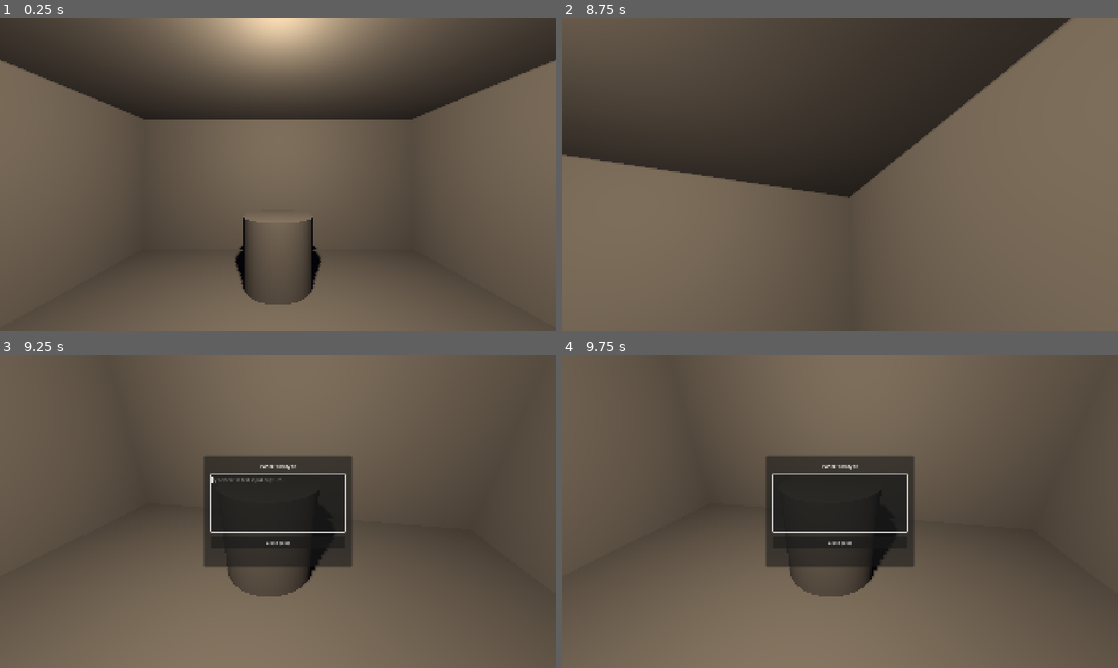
Above: before the commit, frames 1-4 (two rows, left to right).
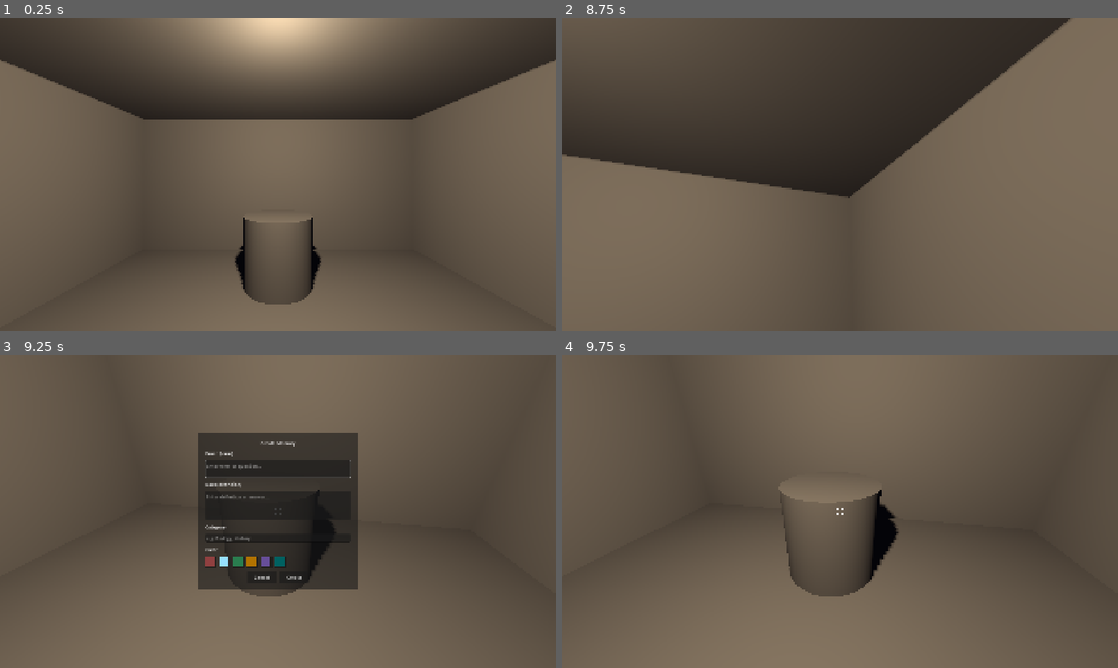
Above: after the commit, the same moments.

Repository: saagpatel/Recall
Game: Godot game, scene res://scenes/main.tscn
Two runs of this game, one before a commit and one after it. Both use one fixed random seed, a clock stepped at 60 frames per second and the inputs below.
Inputs (mouse positions are in pixels of both pictures, inside the frame that each line leads up to):
- Up to frame 1 (0.25 s): no input
- Up to frame 2 (8.75 s): tap Enter at 0.5, 2.75, 4.25 s; move the mouse to (867, 174) at 0.52 s; hold E (interact) 0.53-1.28 s; hold W (move_forward) 0.53-4.28 s; tap Space at 0.77, 1.07, 1.52, 1.82, 2, 2.3, 2.85, 3.02, 3.32, 3.5, 3.77, 4.07, 4.52, 4.82, 5.3, 6.02, 6.32, 6.77, 7.07, 7.52, 7.82, 8.3 s; tap 1 at 0.8, 1.35, 3.8, 5.1, 6.8, 7.35 s; move the mouse to (812, 174) at 1.27 s; tap 2 at 1.55, 2.1, 4.55, 5.85, 7.55, 8.1 s; move the mouse to (851, 168) at 2.02 s; move the mouse to (834, 180) at 2.77 s; tap E (interact) at 3.05, 6.05 s; move the mouse to (878, 177) at 3.52 s; hold E (interact) 3.53-4.28 s; tap Escape (ui_cancel) at 4.15 s; move the mouse to (673, 127) at 4.27 s; hold A (move_left) 4.28-5.03 s; tap Shift (sprint) at 4.35 s; move the mouse to (867, 174) at 5.02 s; hold S (move_backward) 5.03-5.78 s; move the mouse to (756, 96) at 5.77 s; hold D (move_right) 5.78-6.53 s; move the mouse to (962, 158) at 6.52 s; hold W (move_forward) 6.53-7.28 s; hold E (interact) 6.53-7.28 s; move the mouse to (728, 190) at 7.27 s; hold D (move_right) 7.28-8.03 s; move the mouse to (895, 105) at 8.02 s; hold S (move_backward) from 8.03 s (still down)
- Up to frame 3 (9.25 s): move the mouse to (250, 574) at 8.77 s; release S (move_backward) at 8.78 s; hold A (move_left) from 8.78 s (still down); tap Space at 8.85, 9.02 s; tap E (interact) at 9.05 s
- Up to frame 4 (9.75 s): tap Space at 9.32 s; release A (move_left) at 9.5 s; click (823, 577) at 9.5 s, where only the run after the commit has a clickable "Cancel"

Frames 1-2 are identical in both runs. In frame 3, 5.8% of the frame differs, in the area x 35-65%, y 24-75%; in frame 4, 8.5%, in the area x 36-64%, y 32-76%.

Commit message:
feat(phase-1): procedural objects, creation/review panels, crosshair
- memory_object: procedural mesh (5 shapes from hash) + Label3D with
  distance-based opacity fade (3m-8m), category color with emission
- creation_panel: CanvasLayer UI for creating memories with front/back
  text, category, 6 preset color buttons
- review_panel: CanvasLayer UI with front → reveal (E/Space) → grade
  (1=remembered, 2=forgot) flow, keyboard shortcuts
- crosshair: dot default, ring on interactable via custom _draw() arc
- interaction_manager: full rewrite — routes E-key to creation (empty
  pedestal) or review (populated), tracks pedestal→object mapping,
  spawns MemoryObject instances above pedestals
- player: HUD CanvasLayer with crosshair, input_disabled check moved
  before Esc handler to prevent conflicts with panel Esc

Completes Phase 1: First Object + Review.

Diff:
--- /dev/null
+++ b/scenes/objects/memory_object.gd
@@ -0,0 +1,81 @@
+class_name MemoryObject
+extends Node3D
+
+## Procedural memory object placed on pedestals.
+## Displays a geometric mesh with category color and a fading Label3D.
+
+const SHAPE_COUNT: int = 5
+const LABEL_FADE_NEAR: float = 3.0
+const LABEL_FADE_FAR: float = 8.0
+
+var object_id: String = ""
+var front_text: String = ""
+var back_text: String = ""
+var category: String = ""
+var category_color: Color = Color.CORNFLOWER_BLUE
+
+@onready var mesh_instance: MeshInstance3D = $MeshInstance3D
+@onready var label: Label3D = $Label3D
+
+
+func setup(id: String, front: String, back: String, cat: String, color: Color) -> void:
+	object_id = id
+	front_text = front
+	back_text = back
+	category = cat
+	category_color = color
+
+	# Pick mesh shape from hash of front text
+	var shape_index: int = hash(front) % SHAPE_COUNT
+	if shape_index < 0:
+		shape_index += SHAPE_COUNT
+	var mesh: Mesh = _create_mesh(shape_index)
+	mesh_instance.mesh = mesh
+
+	# Material
+	var mat: StandardMaterial3D = StandardMaterial3D.new()
+	mat.albedo_color = color
+	mat.emission_enabled = true
+	mat.emission = color
+	mat.emission_energy_multiplier = 0.3
+	mesh_instance.material_override = mat
+
+	# Label
+	label.text = front
+	label.billboard = BaseMaterial3D.BILLBOARD_FIXED_Y
+
+
+func _process(_delta: float) -> void:
+	var camera: Camera3D = get_viewport().get_camera_3d()
+	if camera == null:
+		return
+	var distance: float = global_position.distance_to(camera.global_position)
+	label.modulate.a = clampf(inverse_lerp(LABEL_FADE_FAR, LABEL_FADE_NEAR, distance), 0.0, 1.0)
+
+
+func _create_mesh(index: int) -> Mesh:
+	match index:
+		0:
+			var m: SphereMesh = SphereMesh.new()
+			m.radius = 0.2
+			m.height = 0.4
+			return m
+		1:
+			var m: BoxMesh = BoxMesh.new()
+			m.size = Vector3(0.35, 0.35, 0.35)
+			return m
+		2:
+			var m: PrismMesh = PrismMesh.new()
+			m.size = Vector3(0.35, 0.4, 0.35)
+			return m
+		3:
+			var m: TorusMesh = TorusMesh.new()
+			m.inner_radius = 0.1
+			m.outer_radius = 0.2
+			return m
+		_:
+			var m: CylinderMesh = CylinderMesh.new()
+			m.top_radius = 0.15
+			m.bottom_radius = 0.15
+			m.height = 0.4
+			return m
--- /dev/null
+++ b/scenes/objects/memory_object.tscn
@@ -0,0 +1,17 @@
+[gd_scene format=3]
+
+[ext_resource type="Script" path="res://scenes/objects/memory_object.gd" id="1_memobj"]
+
+[node name="MemoryObject" type="Node3D"]
+script = ExtResource("1_memobj")
+
+[node name="MeshInstance3D" type="MeshInstance3D" parent="."]
+
+[node name="Label3D" type="Label3D" parent="."]
+transform = Transform3D(1, 0, 0, 0, 1, 0, 0, 0, 1, 0, 0.6, 0)
+pixel_size = 0.005
+font_size = 24
+outline_size = 8
+modulate = Color(1, 1, 1, 1)
+text = ""
+billboard = 2
--- a/scenes/player/player.gd
+++ b/scenes/player/player.gd
@@ -14,6 +14,7 @@
 
 @onready var camera: Camera3D = $Camera3D
 @onready var interaction_manager: InteractionManager = $Camera3D/InteractionManager
+@onready var crosshair: Crosshair = $HUD/Crosshair
 
 var _head_bob_time: float = 0.0
 var _camera_base_y: float = 0.0
@@ -23,17 +24,18 @@
 func _ready() -> void:
 	Input.set_mouse_mode(Input.MOUSE_MODE_CAPTURED)
 	_camera_base_y = camera.position.y
+	interaction_manager.crosshair = crosshair
 
 
 func _unhandled_input(event: InputEvent) -> void:
+	if input_disabled:
+		return
+
 	if event.is_action_pressed("ui_cancel"):
 		if Input.get_mouse_mode() == Input.MOUSE_MODE_CAPTURED:
 			Input.set_mouse_mode(Input.MOUSE_MODE_VISIBLE)
 		else:
 			Input.set_mouse_mode(Input.MOUSE_MODE_CAPTURED)
-		return
-
-	if input_disabled:
 		return
 
 	if event is InputEventMouseMotion:
--- a/scenes/player/player.tscn
+++ b/scenes/player/player.tscn
@@ -1,7 +1,8 @@
-[gd_scene load_steps=4 format=3 uid="uid://player001"]
+[gd_scene load_steps=5 format=3 uid="uid://player001"]
 
 [ext_resource type="Script" path="res://scenes/player/player.gd" id="1_player"]
 [ext_resource type="Script" path="res://scripts/interaction/interaction_manager.gd" id="2_interaction"]
+[ext_resource type="PackedScene" path="res://scenes/ui/crosshair.tscn" id="3_crosshair"]
 
 [sub_resource type="CapsuleShape3D" id="CapsuleShape3D_001"]
 radius = 0.3
@@ -27,3 +28,8 @@
 target_position = Vector3(0, 0, -3)
 enabled = true
 collision_mask = 3
+
+[node name="HUD" type="CanvasLayer" parent="."]
+layer = 1
+
+[node name="Crosshair" parent="HUD" instance=ExtResource("3_crosshair")]
--- /dev/null
+++ b/scenes/ui/creation_panel.gd
@@ -0,0 +1,108 @@
+class_name CreationPanel
+extends CanvasLayer
+
+## Screen-space UI panel for creating memory objects on pedestals.
+
+signal object_created(id: String, front: String, back: String, category: String, color: Color)
+signal panel_closed
+
+const PRESET_COLORS: Array[Color] = [
+	Color.INDIAN_RED,
+	Color.CORNFLOWER_BLUE,
+	Color.MEDIUM_SEA_GREEN,
+	Color.ORANGE,
+	Color.MEDIUM_PURPLE,
+	Color.DARK_CYAN,
+]
+
+@onready var panel_ui: PanelContainer = $PanelUI
+@onready var front_edit: TextEdit = $PanelUI/MarginContainer/VBoxContainer/FrontEdit
+@onready var back_edit: TextEdit = $PanelUI/MarginContainer/VBoxContainer/BackEdit
+@onready var category_edit: LineEdit = $PanelUI/MarginContainer/VBoxContainer/CategoryEdit
+@onready var color_container: HBoxContainer = $PanelUI/MarginContainer/VBoxContainer/ColorContainer
+@onready var create_button: Button = $PanelUI/MarginContainer/VBoxContainer/ButtonContainer/CreateButton
+@onready var cancel_button: Button = $PanelUI/MarginContainer/VBoxContainer/ButtonContainer/CancelButton
+
+var _selected_color: Color = Color.CORNFLOWER_BLUE
+var _is_active: bool = false
+
+
+func _ready() -> void:
+	panel_ui.visible = false
+	_is_active = false
+	create_button.pressed.connect(_on_create_pressed)
+	cancel_button.pressed.connect(_on_cancel_pressed)
+	_setup_color_buttons()
+
+
+func open() -> void:
+	panel_ui.visible = true
+	_is_active = true
+	Input.set_mouse_mode(Input.MOUSE_MODE_VISIBLE)
+	front_edit.text = ""
+	back_edit.text = ""
+	category_edit.text = ""
+	_selected_color = PRESET_COLORS[1]
+	_update_color_selection()
+	front_edit.grab_focus()
+
+
+func close() -> void:
+	panel_ui.visible = false
+	_is_active = false
+	Input.set_mouse_mode(Input.MOUSE_MODE_CAPTURED)
+	panel_closed.emit()
+
+
+func _setup_color_buttons() -> void:
+	for i: int in range(PRESET_COLORS.size()):
+		var btn: Button = Button.new()
+		var rect: ColorRect = ColorRect.new()
+		rect.custom_minimum_size = Vector2(32, 32)
+		rect.color = PRESET_COLORS[i]
+		rect.mouse_filter = Control.MOUSE_FILTER_IGNORE
+		btn.add_child(rect)
+		btn.custom_minimum_size = Vector2(40, 40)
+		var color_index: int = i
+		btn.pressed.connect(func() -> void: _on_color_selected(color_index))
+		color_container.add_child(btn)
+
+
+func _update_color_selection() -> void:
+	for i: int in range(color_container.get_child_count()):
+		var btn: Button = color_container.get_child(i) as Button
+		if btn == null:
+			continue
+		if i < PRESET_COLORS.size() and PRESET_COLORS[i] == _selected_color:
+			btn.modulate = Color(1.5, 1.5, 1.5, 1.0)
+		else:
+			btn.modulate = Color(0.7, 0.7, 0.7, 1.0)
+
+
+func _on_color_selected(index: int) -> void:
+	if index >= 0 and index < PRESET_COLORS.size():
+		_selected_color = PRESET_COLORS[index]
+		_update_color_selection()
+
+
+func _on_create_pressed() -> void:
+	var front: String = front_edit.text.strip_edges()
+	if front.is_empty():
+		return
+	var back: String = back_edit.text.strip_edges()
+	var cat: String = category_edit.text.strip_edges()
+	var id: String = str(hash(front + str(Time.get_unix_time_from_system())))
+	object_created.emit(id, front, back, cat, _selected_color)
+	close()
+
+
+func _on_cancel_pressed() -> void:
+	close()
+
+
+func _unhandled_input(event: InputEvent) -> void:
+	if not _is_active:
+		return
+	if event.is_action_pressed("ui_cancel"):
+		close()
+		get_viewport().set_input_as_handled()
--- /dev/null
+++ b/scenes/ui/creation_panel.tscn
@@ -0,0 +1,86 @@
+[gd_scene format=3]
+
+[ext_resource type="Script" path="res://scenes/ui/creation_panel.gd" id="1_creation"]
+
+[node name="CreationPanel" type="CanvasLayer"]
+layer = 10
+script = ExtResource("1_creation")
+
+[node name="PanelUI" type="PanelContainer" parent="."]
+anchors_preset = 8
+anchor_left = 0.5
+anchor_top = 0.5
+anchor_right = 0.5
+anchor_bottom = 0.5
+offset_left = -275.0
+offset_top = -250.0
+offset_right = 275.0
+offset_bottom = 250.0
+grow_horizontal = 2
+grow_vertical = 2
+
+[node name="MarginContainer" type="MarginContainer" parent="PanelUI"]
+layout_mode = 2
+theme_override_constants/margin_left = 24
+theme_override_constants/margin_top = 24
+theme_override_constants/margin_right = 24
+theme_override_constants/margin_bottom = 24
+
+[node name="VBoxContainer" type="VBoxContainer" parent="PanelUI/MarginContainer"]
+layout_mode = 2
+theme_override_constants/separation = 12
+
+[node name="TitleLabel" type="Label" parent="PanelUI/MarginContainer/VBoxContainer"]
+layout_mode = 2
+text = "Create Memory"
+horizontal_alignment = 1
+
+[node name="FrontLabel" type="Label" parent="PanelUI/MarginContainer/VBoxContainer"]
+layout_mode = 2
+text = "Front (term)"
+
+[node name="FrontEdit" type="TextEdit" parent="PanelUI/MarginContainer/VBoxContainer"]
+layout_mode = 2
+custom_minimum_size = Vector2(0, 60)
+placeholder_text = "Enter term or question..."
+
+[node name="BackLabel" type="Label" parent="PanelUI/MarginContainer/VBoxContainer"]
+layout_mode = 2
+text = "Back (definition)"
+
+[node name="BackEdit" type="TextEdit" parent="PanelUI/MarginContainer/VBoxContainer"]
+layout_mode = 2
+custom_minimum_size = Vector2(0, 100)
+placeholder_text = "Enter definition or answer..."
+
+[node name="CategoryLabel" type="Label" parent="PanelUI/MarginContainer/VBoxContainer"]
+layout_mode = 2
+text = "Category"
+
+[node name="CategoryEdit" type="LineEdit" parent="PanelUI/MarginContainer/VBoxContainer"]
+layout_mode = 2
+max_length = 30
+placeholder_text = "e.g. Biology, History..."
+
+[node name="ColorLabel" type="Label" parent="PanelUI/MarginContainer/VBoxContainer"]
+layout_mode = 2
+text = "Color"
+
+[node name="ColorContainer" type="HBoxContainer" parent="PanelUI/MarginContainer/VBoxContainer"]
+layout_mode = 2
+theme_override_constants/separation = 8
+
+[node name="ButtonContainer" type="HBoxContainer" parent="PanelUI/MarginContainer/VBoxContainer"]
+layout_mode = 2
+theme_override_constants/separation = 12
+alignment = 1
+
+[node name="CancelButton" type="Button" parent="PanelUI/MarginContainer/VBoxContainer/ButtonContainer"]
+layout_mode = 2
+custom_minimum_size = Vector2(100, 40)
+text = "Cancel"
+
+[node name="CreateButton" type="Button" parent="PanelUI/MarginContainer/VBoxContainer/ButtonContainer"]
+layout_mode = 2
+custom_minimum_size = Vector2(100, 40)
+text = "Create"
--- /dev/null
+++ b/scenes/ui/crosshair.gd
@@ -0,0 +1,19 @@
+class_name Crosshair
+extends CenterContainer
+
+## HUD crosshair that switches between dot (default) and ring (interactable target).
+
+@onready var dot: ColorRect = $Dot
+@onready var ring: Control = $Ring
+
+var _is_interactable: bool = false
+
+
+func _ready() -> void:
+	set_interactable(false)
+
+
+func set_interactable(is_interactable: bool) -> void:
+	_is_interactable = is_interactable
+	dot.visible = not is_interactable
+	ring.visible = is_interactable
--- /dev/null
+++ b/scenes/ui/crosshair.tscn
@@ -0,0 +1,31 @@
+[gd_scene format=3]
+
+[ext_resource type="Script" path="res://scenes/ui/crosshair.gd" id="1_crosshair"]
+[ext_resource type="Script" path="res://scenes/ui/crosshair_ring.gd" id="2_ring"]
+
+[node name="Crosshair" type="CenterContainer"]
+script = ExtResource("1_crosshair")
+anchors_preset = 8
+anchor_left = 0.5
+anchor_top = 0.5
+anchor_right = 0.5
+anchor_bottom = 0.5
+offset_left = -12.0
+offset_top = -12.0
+offset_right = 12.0
+offset_bottom = 12.0
+grow_horizontal = 2
+grow_vertical = 2
+mouse_filter = 2
+
+[node name="Dot" type="ColorRect" parent="."]
+layout_mode = 2
+custom_minimum_size = Vector2(4, 4)
+color = Color(1, 1, 1, 0.9)
+mouse_filter = 2
+
+[node name="Ring" type="Control" parent="."]
+layout_mode = 2
+custom_minimum_size = Vector2(24, 24)
+mouse_filter = 2
+script = ExtResource("2_ring")
--- /dev/null
+++ b/scenes/ui/crosshair_ring.gd
@@ -0,0 +1,17 @@
+class_name CrosshairRing
+extends Control
+
+## Draws a circle outline for the crosshair ring indicator.
+
+const RING_RADIUS: float = 12.0
+const RING_WIDTH: float = 2.0
+const RING_COLOR: Color = Color.WHITE
+
+
+func _ready() -> void:
+	custom_minimum_size = Vector2(RING_RADIUS * 2.0, RING_RADIUS * 2.0)
+
+
+func _draw() -> void:
+	var center: Vector2 = size / 2.0
+	draw_arc(center, RING_RADIUS, 0.0, TAU, 32, RING_COLOR, RING_WIDTH, true)
--- /dev/null
+++ b/scenes/ui/review_panel.gd
@@ -0,0 +1,93 @@
+class_name ReviewPanel
+extends CanvasLayer
+
+## Screen-space UI panel for reviewing memory objects.
+## Shows front text, reveals back text, then lets player grade recall.
+
+signal review_completed(id: String, remembered: bool)
+signal panel_closed
+
+@onready var panel_ui: PanelContainer = $PanelUI
+@onready var front_label: Label = $PanelUI/MarginContainer/VBoxContainer/FrontLabel
+@onready var back_label: Label = $PanelUI/MarginContainer/VBoxContainer/BackLabel
+@onready var reveal_button: Button = $PanelUI/MarginContainer/VBoxContainer/RevealButton
+@onready var grade_container: HBoxContainer = $PanelUI/MarginContainer/VBoxContainer/GradeContainer
+@onready var remembered_button: Button = $PanelUI/MarginContainer/VBoxContainer/GradeContainer/RememberedButton
+@onready var forgot_button: Button = $PanelUI/MarginContainer/VBoxContainer/GradeContainer/ForgotButton
+
+var _object_id: String = ""
+var _revealed: bool = false
+var _is_active: bool = false
+
+
+func _ready() -> void:
+	panel_ui.visible = false
+	_is_active = false
+	reveal_button.pressed.connect(_reveal)
+	remembered_button.pressed.connect(_on_remembered)
+	forgot_button.pressed.connect(_on_forgot)
+
+
+func open_for_review(id: String, front: String, back: String) -> void:
+	_object_id = id
+	_revealed = false
+	_is_active = true
+	panel_ui.visible = true
+	Input.set_mouse_mode(Input.MOUSE_MODE_VISIBLE)
+
+	front_label.text = front
+	back_label.text = back
+	back_label.visible = false
+	reveal_button.visible = true
+	grade_container.visible = false
+	reveal_button.grab_focus()
+
+
+func close() -> void:
+	panel_ui.visible = false
+	_is_active = false
+	_revealed = false
+	Input.set_mouse_mode(Input.MOUSE_MODE_CAPTURED)
+	panel_closed.emit()
+
+
+func _reveal() -> void:
+	_revealed = true
+	back_label.visible = true
+	reveal_button.visible = false
+	grade_container.visible = true
+	remembered_button.grab_focus()
+
+
+func _on_remembered() -> void:
+	review_completed.emit(_object_id, true)
+	close()
+
+
+func _on_forgot() -> void:
+	review_completed.emit(_object_id, false)
+	close()
+
+
+func _unhandled_input(event: InputEvent) -> void:
+	if not _is_active:
+		return
+
+	if event.is_action_pressed("ui_cancel"):
+		close()
+		get_viewport().set_input_as_handled()
+		return
+
+	if event is InputEventKey and (event as InputEventKey).pressed and not (event as InputEventKey).echo:
+		var key_event: InputEventKey = event as InputEventKey
+		if not _revealed:
+			if key_event.keycode == KEY_E or key_event.keycode == KEY_SPACE:
+				_reveal()
+				get_viewport().set_input_as_handled()
+		else:
+			if key_event.keycode == KEY_1:
+				_on_remembered()
+				get_viewport().set_input_as_handled()
+			elif key_event.keycode == KEY_2:
+				_on_forgot()
+				get_viewport().set_input_as_handled()
--- /dev/null
+++ b/scenes/ui/review_panel.tscn
@@ -0,0 +1,74 @@
+[gd_scene format=3]
+
+[ext_resource type="Script" path="res://scenes/ui/review_panel.gd" id="1_review"]
+
+[node name="ReviewPanel" type="CanvasLayer"]
+layer = 10
+script = ExtResource("1_review")
+
+[node name="PanelUI" type="PanelContainer" parent="."]
+anchors_preset = 8
+anchor_left = 0.5
+anchor_top = 0.5
+anchor_right = 0.5
+anchor_bottom = 0.5
+offset_left = -256.0
+offset_top = -192.0
+offset_right = 256.0
+offset_bottom = 192.0
+grow_horizontal = 2
+grow_vertical = 2
+
+[node name="MarginContainer" type="MarginContainer" parent="PanelUI"]
+layout_mode = 2
+theme_override_constants/margin_left = 24
+theme_override_constants/margin_top = 24
+theme_override_constants/margin_right = 24
+theme_override_constants/margin_bottom = 24
+
+[node name="VBoxContainer" type="VBoxContainer" parent="PanelUI/MarginContainer"]
+layout_mode = 2
+theme_override_constants/separation = 16
+
+[node name="TitleLabel" type="Label" parent="PanelUI/MarginContainer/VBoxContainer"]
+layout_mode = 2
+text = "Review"
+horizontal_alignment = 1
+
+[node name="FrontLabel" type="Label" parent="PanelUI/MarginContainer/VBoxContainer"]
+layout_mode = 2
+custom_minimum_size = Vector2(0, 80)
+text = ""
+horizontal_alignment = 1
+vertical_alignment = 1
+autowrap_mode = 2
+
+[node name="RevealButton" type="Button" parent="PanelUI/MarginContainer/VBoxContainer"]
+layout_mode = 2
+custom_minimum_size = Vector2(0, 44)
+text = "Reveal (E)"
+
+[node name="BackLabel" type="Label" parent="PanelUI/MarginContainer/VBoxContainer"]
+layout_mode = 2
+custom_minimum_size = Vector2(0, 80)
+visible = false
+text = ""
+horizontal_alignment = 1
+vertical_alignment = 1
+autowrap_mode = 2
+
+[node name="GradeContainer" type="HBoxContainer" parent="PanelUI/MarginContainer/VBoxContainer"]
+visible = false
+layout_mode = 2
+theme_override_constants/separation = 16
+alignment = 1
+
+[node name="RememberedButton" type="Button" parent="PanelUI/MarginContainer/VBoxContainer/GradeContainer"]
+layout_mode = 2
+custom_minimum_size = Vector2(140, 44)
+text = "Remembered (1)"
+
+[node name="ForgotButton" type="Button" parent="PanelUI/MarginContainer/VBoxContainer/GradeContainer"]
+layout_mode = 2
+custom_minimum_size = Vector2(140, 44)
+text = "Forgot (2)"
--- a/scripts/interaction/interaction_manager.gd
+++ b/scripts/interaction/interaction_manager.gd
@@ -2,21 +2,35 @@
 extends Node3D
 
 ## Detects what the player is looking at via RayCast3D and handles E-key interaction.
-## Opens screen-space CanvasLayer panels for pedestal interaction.
+## Routes to creation panel (empty pedestal) or review panel (populated pedestal).
 
 signal looking_at_changed(collider: Node)
 
-const PANEL_SCENE_PATH: String = "res://scenes/ui/panel_prototype.tscn"
+const CREATION_PANEL_PATH: String = "res://scenes/ui/creation_panel.tscn"
+const REVIEW_PANEL_PATH: String = "res://scenes/ui/review_panel.tscn"
+const MEMORY_OBJECT_PATH: String = "res://scenes/objects/memory_object.tscn"
+const OBJECT_OFFSET: Vector3 = Vector3(0.0, 0.7, 0.0)
 
 @onready var raycast: RayCast3D = $RayCast3D
 
 var _current_collider: Node = null
-var _active_panel: PanelPrototype = null
-var _panel_scene: PackedScene = null
+var _active_panel: CanvasLayer = null
+var _creation_scene: PackedScene = null
+var _review_scene: PackedScene = null
+var _object_scene: PackedScene = null
+
+# Pedestal node path → object ID
+var _pedestal_objects: Dictionary = {}
+# Pedestal node path → MemoryObject node
+var _pedestal_nodes: Dictionary = {}
+
+var crosshair: Crosshair = null
 
 
 func _ready() -> void:
-	_panel_scene = load(PANEL_SCENE_PATH) as PackedScene
+	_creation_scene = load(CREATION_PANEL_PATH) as PackedScene
+	_review_scene = load(REVIEW_PANEL_PATH) as PackedScene
+	_object_scene = load(MEMORY_OBJECT_PATH) as PackedScene
 
 
 func _physics_process(_delta: float) -> void:
@@ -27,44 +41,106 @@
 		if _current_collider != null:
 			_current_collider = null
 			looking_at_changed.emit(null)
+			_update_crosshair(false)
 		return
 
 	var collider: Object = raycast.get_collider()
 	if collider is Node and collider != _current_collider:
 		_current_collider = collider as Node
-		print("[InteractionManager] Looking at: ", _current_collider.name)
 		looking_at_changed.emit(_current_collider)
+		var is_pedestal: bool = _current_collider is StaticBody3D and _current_collider.name == "Pedestal"
+		_update_crosshair(is_pedestal)
 
 
 func _unhandled_input(event: InputEvent) -> void:
 	if event.is_action_pressed("interact"):
 		if _active_panel != null:
 			return
-		if _current_collider != null and _current_collider.name == "Pedestal":
-			_open_panel()
+		if _current_collider != null and _current_collider is StaticBody3D and _current_collider.name == "Pedestal":
+			var pedestal_path: String = str(_current_collider.get_path())
+			if _pedestal_objects.has(pedestal_path):
+				_open_review_panel(pedestal_path)
+			else:
+				_open_creation_panel(pedestal_path)
 			get_viewport().set_input_as_handled()
 
 
-func _open_panel() -> void:
-	if _panel_scene == null:
-		push_error("[InteractionManager] Panel scene not loaded")
+func _open_creation_panel(pedestal_path: String) -> void:
+	if _creation_scene == null:
+		push_error("[InteractionManager] Creation panel scene not loaded")
 		return
 
-	_active_panel = _panel_scene.instantiate() as PanelPrototype
-	get_tree().current_scene.add_child(_active_panel)
-	_active_panel.panel_closed.connect(_on_panel_closed)
-	_active_panel.open()
+	var panel: CreationPanel = _creation_scene.instantiate() as CreationPanel
+	get_tree().current_scene.add_child(panel)
+	_active_panel = panel
 
-	var player: Player = get_tree().current_scene.find_child("Player", true, false) as Player
-	if player != null:
-		player.input_disabled = true
+	var captured_path: String = pedestal_path
+	panel.object_created.connect(func(id: String, front: String, back: String, category: String, color: Color) -> void:
+		_on_object_created(captured_path, id, front, back, category, color)
+	)
+	panel.panel_closed.connect(_on_panel_closed)
+	panel.open()
+	_set_player_input(true)
+
+
+func _open_review_panel(pedestal_path: String) -> void:
+	if _review_scene == null:
+		push_error("[InteractionManager] Review panel scene not loaded")
+		return
+
+	var object_id: String = _pedestal_objects[pedestal_path] as String
+	var data: Dictionary = SRSEngine.get_object(object_id)
+	if data.is_empty():
+		push_error("[InteractionManager] Object not found in SRSEngine: " + object_id)
+		return
+
+	var panel: ReviewPanel = _review_scene.instantiate() as ReviewPanel
+	get_tree().current_scene.add_child(panel)
+	_active_panel = panel
+
+	panel.review_completed.connect(func(id: String, remembered: bool) -> void:
+		SRSEngine.review(id, remembered)
+	)
+	panel.panel_closed.connect(_on_panel_closed)
+	panel.open_for_review(object_id, data["front"] as String, data["back"] as String)
+	_set_player_input(true)
+
+
+func _on_object_created(pedestal_path: String, id: String, front: String, back: String, category: String, color: Color) -> void:
+	SRSEngine.create_object(id, front, back, category)
+
+	if _object_scene == null:
+		push_error("[InteractionManager] Memory object scene not loaded")
+		return
+
+	var obj: MemoryObject = _object_scene.instantiate() as MemoryObject
+	var pedestal_node: Node = get_node_or_null(pedestal_path)
+	if pedestal_node == null:
+		push_error("[InteractionManager] Pedestal node not found: " + pedestal_path)
+		obj.queue_free()
+		return
+
+	get_tree().current_scene.add_child(obj)
+	obj.global_position = (pedestal_node as Node3D).global_position + OBJECT_OFFSET
+	obj.setup(id, front, back, category, color)
+
+	_pedestal_objects[pedestal_path] = id
+	_pedestal_nodes[pedestal_path] = obj
 
 
 func _on_panel_closed() -> void:
 	if _active_panel != null:
 		_active_panel.queue_free()
 		_active_panel = null
+	_set_player_input(false)
 
+
+func _set_player_input(disabled: bool) -> void:
 	var player: Player = get_tree().current_scene.find_child("Player", true, false) as Player
 	if player != null:
-		player.input_disabled = false
+		player.input_disabled = disabled
+
+
+func _update_crosshair(is_interactable: bool) -> void:
+	if crosshair != null:
+		crosshair.set_interactable(is_interactable)
Not shown, added: scenes/objects/memory_object.gd.uid
Not shown, added: scenes/ui/creation_panel.gd.uid
Not shown, added: scenes/ui/crosshair.gd.uid
Not shown, added: scenes/ui/crosshair_ring.gd.uid
Not shown, added: scenes/ui/review_panel.gd.uid
Not shown, changed: CLAUDE.md
